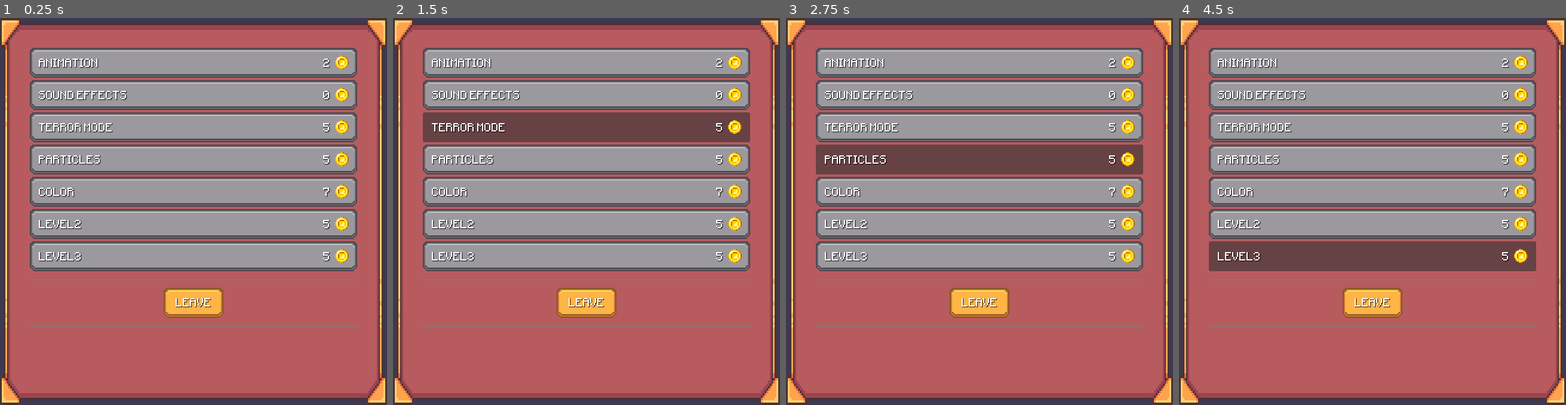
Above: before the commit, frames 1-4 (left to right).
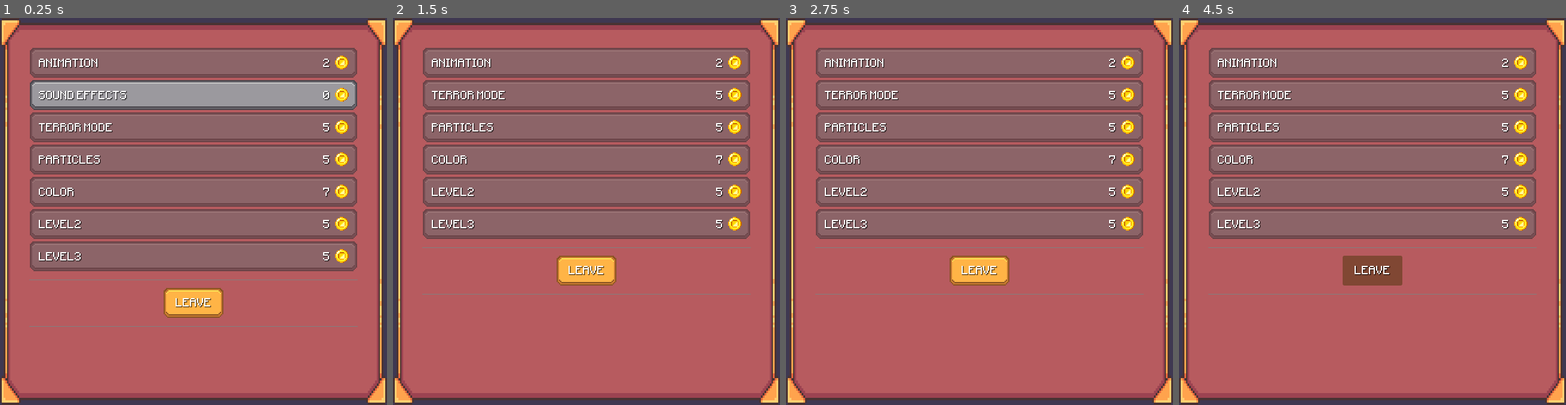
Above: after the commit, the same moments.

Repository: ofknee/the-messenger
Game: Godot game, scene res://scenes/shop.tscn
Same seed, same stepped clock (60 frames per second), same inputs: the game is played once before the commit and once after it. This scene is started directly instead of the project's main scene.
Inputs (mouse positions are in pixels of both pictures, inside the frame that each line leads up to):
- Up to frame 1 (0.25 s): no input
- Up to frame 2 (1.5 s): click "ANIMATION" (after the commit: "SOUND EFFECTS") at 0.5 s; click (586, 126) at 1.25 s, where only the run before the commit has a clickable "TERROR MODE"
- Up to frame 3 (2.75 s): click (979, 161) at 2 s, where only the run before the commit has a clickable "PARTICLES"
- Up to frame 4 (4.5 s): click (1372, 192) at 2.75 s, where only the run before the commit has a clickable "COLOR"; click (1372, 223) at 3.5 s, where only the run before the commit has a clickable "LEVEL2"; click (1372, 257) at 4.25 s, where only the run before the commit has a clickable "LEVEL3"

The runs differ from the first frame. In frame 1, 37% of the frame differs, in the area x 7-93%, y 7-66%; in frame 2, 45%; in frame 3, 45%; in frame 4, 46%, in the area x 7-93%, y 7-80%.

Commit message:
button resources and pay disable fix logic + shader folder

Diff:
--- /dev/null
+++ b/resources/hand drawn button/disabled.tres
@@ -0,0 +1,11 @@
+[gd_resource type="StyleBoxTexture" format=3 uid="uid://4r5ocr26vd7m"]
+
+[ext_resource type="Texture2D" uid="uid://cx2m72tws2xe8" path="res://assets/ui/hand-drawn-panel.png" id="1_8wbp7"]
+
+[resource]
+texture = ExtResource("1_8wbp7")
+texture_margin_left = 10.0
+texture_margin_top = 10.0
+texture_margin_right = 10.0
+texture_margin_bottom = 10.0
+modulate_color = Color(0.6974894, 0.6974894, 0.6974894, 0.5803922)
--- /dev/null
+++ b/resources/hand drawn button/hover.tres
@@ -0,0 +1,11 @@
+[gd_resource type="StyleBoxTexture" format=3 uid="uid://cdwu8px5epne2"]
+
+[ext_resource type="Texture2D" uid="uid://cx2m72tws2xe8" path="res://assets/ui/hand-drawn-panel.png" id="1_m1o7j"]
+
+[resource]
+texture = ExtResource("1_m1o7j")
+texture_margin_left = 10.0
+texture_margin_top = 10.0
+texture_margin_right = 10.0
+texture_margin_bottom = 10.0
+modulate_color = Color(1.3143516, 1.3143516, 1.3143516, 1)
--- /dev/null
+++ b/resources/hand drawn button/normal.tres
@@ -0,0 +1,10 @@
+[gd_resource type="StyleBoxTexture" format=3 uid="uid://k5faxlcu54dl"]
+
+[ext_resource type="Texture2D" uid="uid://cx2m72tws2xe8" path="res://assets/ui/hand-drawn-panel.png" id="1_l5e6y"]
+
+[resource]
+texture = ExtResource("1_l5e6y")
+texture_margin_left = 10.0
+texture_margin_top = 10.0
+texture_margin_right = 10.0
+texture_margin_bottom = 10.0
--- /dev/null
+++ b/resources/hand drawn button/pressed.tres
@@ -0,0 +1,10 @@
+[gd_resource type="StyleBoxTexture" format=3 uid="uid://dlp78gwqb7d03"]
+
+[ext_resource type="Texture2D" uid="uid://cx2m72tws2xe8" path="res://assets/ui/hand-drawn-panel.png" id="1_4wi4k"]
+
+[resource]
+texture = ExtResource("1_4wi4k")
+texture_margin_left = 10.0
+texture_margin_top = 10.0
+texture_margin_right = 10.0
+texture_margin_bottom = 10.0
--- a/scenes/game.tscn
+++ b/scenes/game.tscn
@@ -166,7 +166,8 @@
 modulate = Color(1, 1, 1, 0)
 layout_mode = 2
 offset_transform_enabled = true
-offset_transform_scale = Vector2(1.3, 1.5)
+offset_transform_scale = Vector2(1.5, 1.5)
+offset_transform_visual_only = false
 
 [node name="HBoxContainer" type="HBoxContainer" parent="UI/Control/MarginContainer/ShopButton" unique_id=209617335]
 layout_mode = 2
--- a/scenes/pay_button.gd
+++ b/scenes/pay_button.gd
@@ -7,27 +7,32 @@
 
 # Called when the node enters the scene tree for the first time.
 func _ready() -> void:
+	disabled = true
 	setup()
+	Global.currency_changed.connect(payable)
 
 func setup():
 	label.text = name
 	price_display.text = str(price)
+	payable(0)
+
 
 func _on_pressed() -> void:
-	if payable():
-		if bought == false:
-			Global.coins -= price
-			print("bought: ",thing)
-			modulate.a = 0.5
-			bought = true
-			Global.unlocked[thing] = true ##unlock
-		else:
-			print("alr bought: ",thing)
+	if payable(0):
+		Global.coins -= price
+		print("bought: ",thing)
+		#modulate.a = 0.5
+		Global.unlocked[thing] = true ##unlock
+		queue_free()
 	else:
 		print("ur broke lol")
 
-func payable() -> bool:
+func payable(_throwaway: int) -> bool:
 	if price <= Global.coins:
+		disabled = false
+		print(thing,"undisabled")
 		return true
 	else:
+		disabled = true
+		print(thing,"disabled")
 		return false
--- a/scenes/pay_button.tscn
+++ b/scenes/pay_button.tscn
@@ -1,16 +1,14 @@
 [gd_scene format=3 uid="uid://vpnklqxmedca"]
 
-[ext_resource type="Texture2D" uid="uid://cx2m72tws2xe8" path="res://assets/ui/hand-drawn-panel.png" id="1_vqpxj"]
+[ext_resource type="StyleBox" uid="uid://k5faxlcu54dl" path="res://resources/hand drawn button/normal.tres" id="1_s6mwr"]
 [ext_resource type="FontFile" uid="uid://dqqerscdm1bn6" path="res://assets/ui/fonts/minecraftia (1)/Minecraftia-Regular.ttf" id="2_5dapr"]
+[ext_resource type="StyleBox" uid="uid://dlp78gwqb7d03" path="res://resources/hand drawn button/pressed.tres" id="2_6akpq"]
 [ext_resource type="Script" uid="uid://ccdjeklhtnet7" path="res://scenes/pay_button.gd" id="2_cmjl1"]
 [ext_resource type="Texture2D" uid="uid://dvt6p0w7dnb63" path="res://assets/ui/coin.png" id="3_cmjl1"]
+[ext_resource type="StyleBox" uid="uid://cdwu8px5epne2" path="res://resources/hand drawn button/hover.tres" id="3_kx4ns"]
+[ext_resource type="StyleBox" uid="uid://4r5ocr26vd7m" path="res://resources/hand drawn button/disabled.tres" id="4_i218w"]
 
-[sub_resource type="StyleBoxTexture" id="StyleBoxTexture_43hlm"]
-texture = ExtResource("1_vqpxj")
-texture_margin_left = 10.0
-texture_margin_top = 10.0
-texture_margin_right = 10.0
-texture_margin_bottom = 10.0
+[sub_resource type="Theme" id="Theme_vtaks"]
 
 [node name="PayButton" type="Button" unique_id=1763438241]
 self_modulate = Color(0.85814106, 0.85814106, 0.85814106, 1)
@@ -21,7 +19,12 @@
 offset_bottom = 50.0
 grow_horizontal = 2
 scale = Vector2(2, 2)
-theme_override_styles/normal = SubResource("StyleBoxTexture_43hlm")
+theme = SubResource("Theme_vtaks")
+theme_override_styles/normal = ExtResource("1_s6mwr")
+theme_override_styles/pressed = ExtResource("2_6akpq")
+theme_override_styles/hover = ExtResource("3_kx4ns")
+theme_override_styles/disabled = ExtResource("4_i218w")
+toggle_mode = true
 script = ExtResource("2_cmjl1")
 
 [node name="Label" type="RichTextLabel" parent="." unique_id=1114800284]
Not shown, changed: .DS_Store
